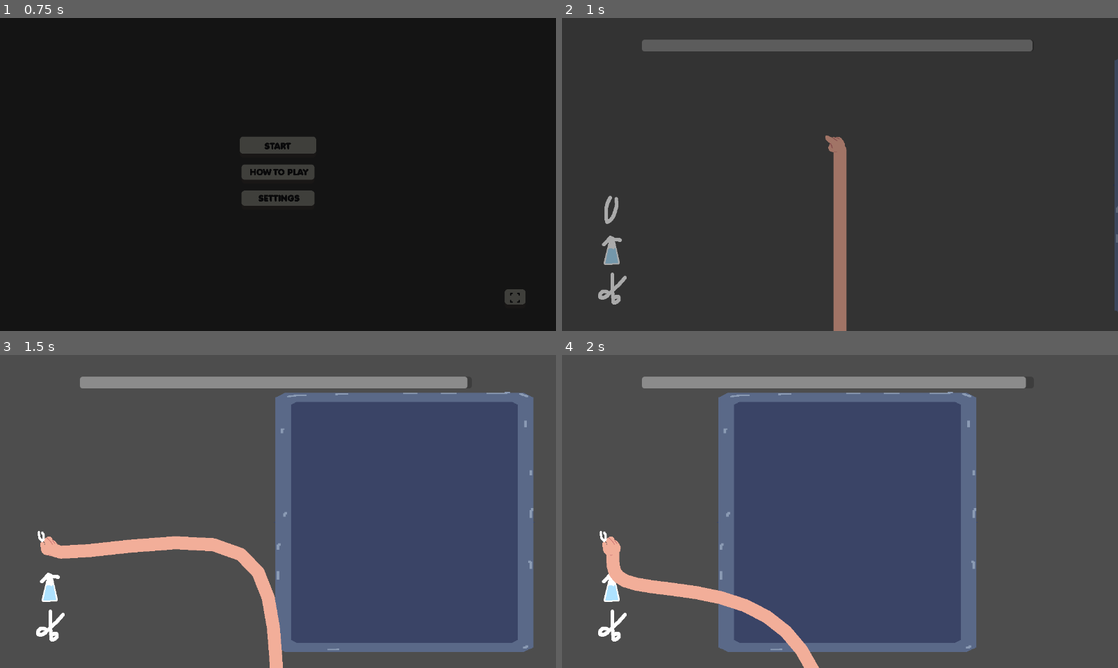
Above: before the commit, frames 1-4 (two rows, left to right).
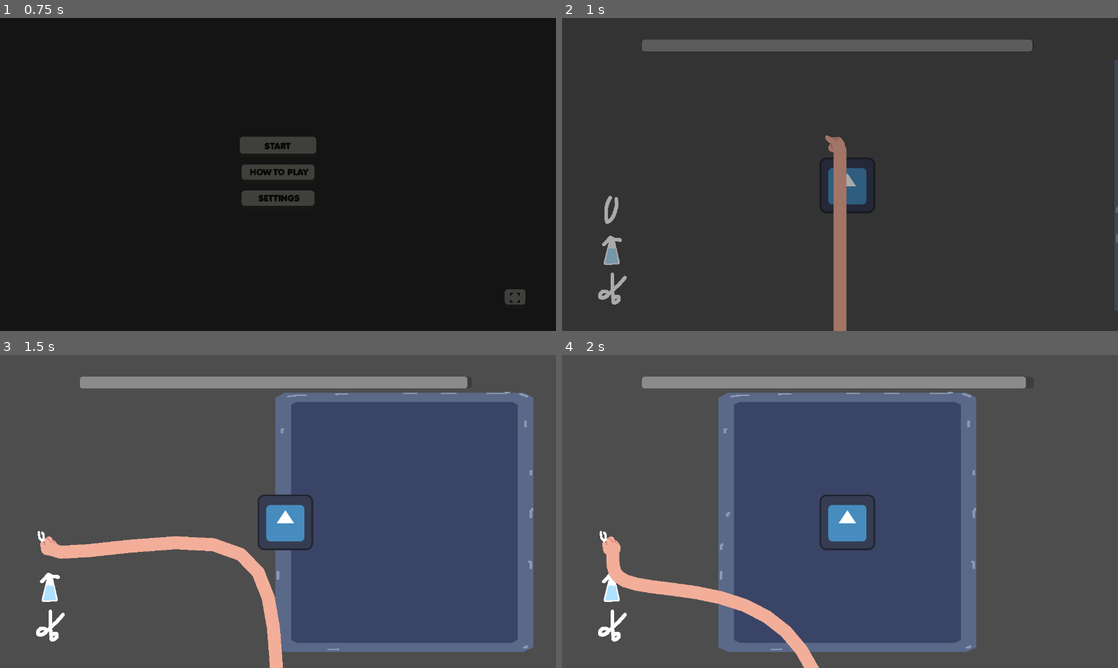
Above: after the commit, the same moments.

Repository: IsaacCerejo/wild-jam-87
Game: Godot game, scene res://scenes/game_controller/game_controller.tscn
The game is run twice, just before and just after one commit, with the same random seed, the same clock (stepped at 60 frames per second) and the same inputs. The engine's default icon, where the game draws it, is replaced by a stand-in: a white triangle on a blue panel in a dark square. Sound files missing from this copy of the repository are replaced by a short silence.
Inputs (mouse positions are in pixels of both pictures, inside the frame that each line leads up to):
- Up to frame 1 (0.75 s): click "START" at 0.5 s
- Up to frame 2 (1 s): no input
- Up to frame 3 (1.5 s): move the mouse to (50, 549) at 1.27 s; click (50, 549) at 1.42 s
- Up to frame 4 (2 s): no input

Frame 1 is identical in both runs. In frame 2, 0.7% of the frame differs, in the area x 46-57%, y 44-63%; in frame 3, 1.2%, in the area x 8-57%, y 44-64%; in frame 4, 1.0%.

Commit message:
feat: mushrooms

Diff:
--- a/scenes/main_game/main_game.tscn
+++ b/scenes/main_game/main_game.tscn
@@ -8,7 +8,8 @@
 [ext_resource type="Texture2D" uid="uid://uuela3hv3sev" path="res://assets/tools/tool_tesoura.png" id="6_ebk6p"]
 [ext_resource type="PackedScene" uid="uid://cfynw7ir82qmn" path="res://scenes/main_game/tool.tscn" id="7_b4n6q"]
 [ext_resource type="Texture2D" uid="uid://d1wspkbkkygsv" path="res://assets/tools/tool_spray.png" id="7_l774p"]
-[ext_resource type="Script" uid="uid://vta4rkxv4wv0" path="res://scripts/main_game/hand.gd" id="8_r8wn4"]
+[ext_resource type="PackedScene" uid="uid://cfxgo5ye53do0" path="res://scenes/main_game/mushroom.tscn" id="8_irrf2"]
+[ext_resource type="Script" uid="uid://vta4rkxv4wv0" path="res://scripts/main_game/player.gd" id="8_r8wn4"]
 [ext_resource type="Texture2D" uid="uid://dewjajqggymbo" path="res://assets/hand/hand_empty.png" id="9_kwr1i"]
 [ext_resource type="Texture2D" uid="uid://kdeakq4xrq8s" path="res://assets/hand/hand_pinca.png" id="10_fxa2l"]
 [ext_resource type="Texture2D" uid="uid://chxpexxxkxr2n" path="res://assets/hand/hand_spray.png" id="11_feobv"]
@@ -105,9 +106,8 @@
 [node name="main_game" type="Node2D"]
 y_sort_enabled = true
 
-[node name="ToolSelector" type="Node2D" parent="." node_paths=PackedStringArray("hand_sprite")]
+[node name="ToolSelector" type="Node2D" parent="."]
 script = ExtResource("4_irrf2")
-hand_sprite = NodePath("../Hand/HandSprite")
 
 [node name="Pinca" parent="ToolSelector" instance=ExtResource("7_b4n6q")]
 position = Vector2(117, 443)
@@ -117,12 +117,14 @@
 
 [node name="Spray" parent="ToolSelector" instance=ExtResource("7_b4n6q")]
 position = Vector2(117, 532)
+type = 1
 
 [node name="Sprite2D" parent="ToolSelector/Spray" index="0"]
 texture = ExtResource("7_l774p")
 
 [node name="Tesoura" parent="ToolSelector" instance=ExtResource("7_b4n6q")]
 position = Vector2(118, 620)
+type = 2
 
 [node name="Sprite2D" parent="ToolSelector/Tesoura" index="0"]
 texture = ExtResource("6_ebk6p")
@@ -138,20 +140,25 @@
 scale = Vector2(3, 1.5)
 texture = ExtResource("2_gl27v")
 
+[node name="Mushroom" parent="OperatingTray" instance=ExtResource("8_irrf2")]
+allowed_tool_types = Array[int]([0])
+
 [node name="AnimationPlayer" type="AnimationPlayer" parent="OperatingTray"]
 libraries = {
 &"": SubResource("AnimationLibrary_ag8io")
 }
 
-[node name="Hand" type="Node2D" parent="."]
+[node name="Player" type="Node2D" parent="."]
 script = ExtResource("8_r8wn4")
 
-[node name="HandSprite" type="AnimatedSprite2D" parent="Hand"]
+[node name="HandSprite" type="AnimatedSprite2D" parent="Player"]
+unique_name_in_owner = true
+position = Vector2(32, 28)
 sprite_frames = SubResource("SpriteFrames_n1acc")
-animation = &"tesoura"
+animation = &"empty"
 autoplay = "empty"
 
-[node name="arm" type="Line2D" parent="."]
+[node name="arm" type="Line2D" parent="Player"]
 width = 30.0
 default_color = Color(0.9490196, 0.68235296, 0.6, 1)
 joint_mode = 2
--- /dev/null
+++ b/scenes/main_game/mushroom.tscn
@@ -0,0 +1,19 @@
+[gd_scene load_steps=4 format=3 uid="uid://cfxgo5ye53do0"]
+
+[ext_resource type="Script" uid="uid://4yfpdxitkbji" path="res://scripts/main_game/mushroom.gd" id="1_0echp"]
+[ext_resource type="Texture2D" uid="uid://cq78o0i5acgfx" path="res://assets/icons/icon.svg" id="2_gcnpq"]
+
+[sub_resource type="CircleShape2D" id="CircleShape2D_s87mg"]
+radius = 72.11102
+
+[node name="Mushroom" type="Area2D"]
+script = ExtResource("1_0echp")
+allowed_tool_types = null
+
+[node name="Sprite2D" type="Sprite2D" parent="."]
+texture = ExtResource("2_gcnpq")
+
+[node name="CollisionShape2D" type="CollisionShape2D" parent="."]
+shape = SubResource("CircleShape2D_s87mg")
+
+[connection signal="input_event" from="." to="." method="_on_input_event"]
--- a/scripts/autoloads/global.gd
+++ b/scripts/autoloads/global.gd
@@ -13,6 +13,7 @@
 
 # Game Controller
 var game_controller: GameController
+var player: Player
 
 # Settings
 var music_step: int = 9
--- a/scripts/main_game/hand.gd
+++ /dev/null
@@ -1,7 +0,0 @@
-extends Node2D
-
-func _ready() -> void:
-	Input.set_mouse_mode(Input.MOUSE_MODE_HIDDEN)
-
-func _physics_process(_delta: float) -> void:
-	global_position = get_global_mouse_position()
--- /dev/null
+++ b/scripts/main_game/mushroom.gd
@@ -0,0 +1,10 @@
+extends Area2D
+class_name Mushroom
+
+@export var allowed_tool_types: Array[Tool.ToolType] = []
+
+func _on_input_event(_viewport: Node, event: InputEvent, _shape_idx: int) -> void:
+	if event is InputEventMouseButton and event.pressed:
+		if Global.player.get_active_tool() != null:
+			if allowed_tool_types.has(Global.player.get_active_tool().type):
+				queue_free()
--- /dev/null
+++ b/scripts/main_game/player.gd
@@ -0,0 +1,23 @@
+extends Node2D
+class_name Player
+
+@onready var hand_sprite: AnimatedSprite2D = %HandSprite
+
+var _active_tool: Tool = null:
+	set = set_active_tool,
+	get = get_active_tool
+
+func _ready() -> void:
+	Global.player = self
+	Input.set_mouse_mode(Input.MOUSE_MODE_HIDDEN)
+
+func _physics_process(_delta: float) -> void:
+	hand_sprite.global_position = get_global_mouse_position()
+
+func set_active_tool(tool: Tool) -> void:
+	_active_tool = tool
+	assert(hand_sprite.sprite_frames.has_animation(_active_tool.name.to_lower()))
+	hand_sprite.play(_active_tool.name.to_lower())
+
+func get_active_tool() -> Tool:
+	return _active_tool
--- a/scripts/main_game/tool.gd
+++ b/scripts/main_game/tool.gd
@@ -1,7 +1,15 @@
 extends Area2D
 class_name Tool
 
+enum ToolType {
+	PINCA,
+	SPRAY,
+	TESOURA
+}
+
 signal picked_up(tool: Tool)
+
+@export var type: ToolType
 
 func _on_input_event(_viewport: Node, event: InputEvent, _shape_idx: int) -> void:
 	if event is InputEventMouseButton and event.pressed:
--- a/scripts/main_game/tool_selector.gd
+++ b/scripts/main_game/tool_selector.gd
@@ -1,8 +1,4 @@
 extends Node2D
-
-@export var hand_sprite: AnimatedSprite2D
-
-var _active_tool: Tool = null
 
 func _ready() -> void:
 	for child in get_children():
@@ -14,9 +10,7 @@
 # Signal callbacks
 func _on_tool_picked_up(tool: Tool):
 	tool.hide()
-	_active_tool = tool
-	assert(hand_sprite.sprite_frames.has_animation(_active_tool.name.to_lower()))
-	hand_sprite.play(_active_tool.name.to_lower())
+	Global.player._active_tool = tool
 	for child in get_children():
-		if child is Tool and child != _active_tool:
+		if child is Tool and child != tool:
 			child.show()
Not shown: 1 places in scenes/main_game/main_game.tscn that only renumber resources
Not shown, added: scripts/main_game/mushroom.gd.uid
Renamed: scripts/main_game/hand.gd.uid -> scripts/main_game/player.gd.uid
